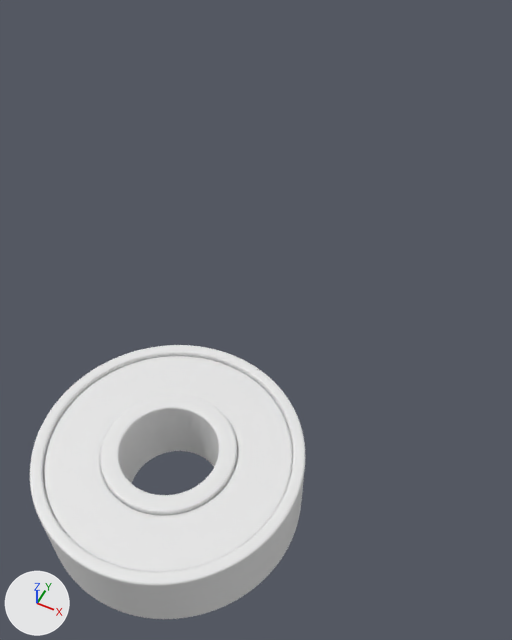
Before and after pictures for a commit that changed the Blender file Construction file.blend.
Camera for both pictures: a 50 mm lens placed at (1.98, -2.4, 5.29), pointed at (-0.36, 2.28, -0.56). The axes (+X, +Y, +Z) are drawn at lower left. The lights are the same throughout.

The first picture shows 'Kullager'.
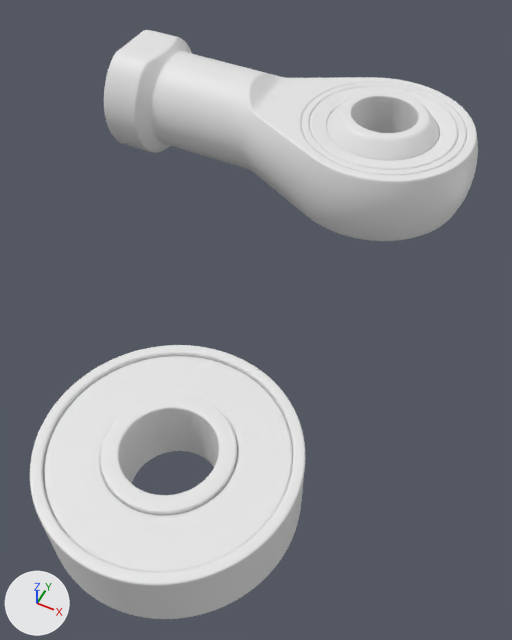
The change, as a diff of the scene's bpy script:
```diff
--- a/Construction file.blend.py
+++ b/Construction file.blend.py
@@ me_sphere_005 @@
+me_sphere_005.from_pydata(...)  # 623 vertices, 613 faces; spans x -3.6..1.21, y -1.21..1.21, z -0.7..0.7
+me_sphere_005.polygons.foreach_set('use_smooth', [True] * 613)
@@ me_sphere_003 @@
+me_sphere_003.from_pydata(...)  # 352 vertices, 352 faces; spans x -0.9..0.9, y -0.9..0.9, z -0.45..0.45
+me_sphere_003.polygons.foreach_set('use_smooth', [True] * 352)
@@ me_sphere_002 @@
+me_sphere_002.from_pydata(...)  # 128 vertices, 128 faces; spans x -1.0..1.0, y -1.0..1.0, z -0.45..0.45
+me_sphere_002.polygons.foreach_set('use_smooth', [True] * 128)
@@ me_sphere @@
+me_sphere.from_pydata(...)  # 480 vertices, 480 faces; spans x -0.8..0.8, y -0.8..0.8, z -0.6..0.6
+me_sphere.polygons.foreach_set('use_smooth', [True] * 480)
@@ ob_sphere_005 @@
+ob_sphere_005 = bpy.data.objects.new('Sphere.005', me_sphere_005)
+ob_sphere_005.location = (0.0, 5.0, 0.0)
+_m = ob_sphere_005.modifiers.new('Bevel', 'BEVEL')
+_m.width = 0.02
+_m.width_pct = 0.02
+_m.segments = 3
+_m.limit_method = 'WEIGHT'
+_m = ob_sphere_005.modifiers.new('Subdivision', 'SUBSURF')
+_m.levels = 2
@@ ob_sphere_003 @@
+ob_sphere_003 = bpy.data.objects.new('Sphere.003', me_sphere_003)
+ob_sphere_003.location = (0.0, 5.0, 0.0)
+_m = ob_sphere_003.modifiers.new('Bevel', 'BEVEL')
+_m.width = 0.02
+_m.width_pct = 0.02
+_m.segments = 3
+_m = ob_sphere_003.modifiers.new('Subdivision', 'SUBSURF')
@@ ob_sphere_002 @@
+ob_sphere_002 = bpy.data.objects.new('Sphere.002', me_sphere_002)
+ob_sphere_002.location = (0.0, 5.0, 0.0)
+_m = ob_sphere_002.modifiers.new('Bevel', 'BEVEL')
+_m.width = 0.02
+_m.width_pct = 0.02
+_m.segments = 3
+_m = ob_sphere_002.modifiers.new('Subdivision', 'SUBSURF')
@@ ob_sphere @@
+ob_sphere = bpy.data.objects.new('Sphere', me_sphere)
+ob_sphere.location = (0.0, 5.0, 0.0)
+_m = ob_sphere.modifiers.new('Bevel', 'BEVEL')
+_m.width = 0.02
+_m.width_pct = 0.02
+_m.segments = 3
+_m = ob_sphere.modifiers.new('Subdivision', 'SUBSURF')
```

Location of each change, [x1, y1, x2, y2] in pixels of the pictures (512 x 640 px):
'Sphere.005', added: after [104, 30, 478, 241]
'Sphere', added: after [326, 91, 440, 161]
'Sphere.003', added: after [309, 86, 458, 170]
'Sphere.002', added: after [301, 82, 466, 175]
